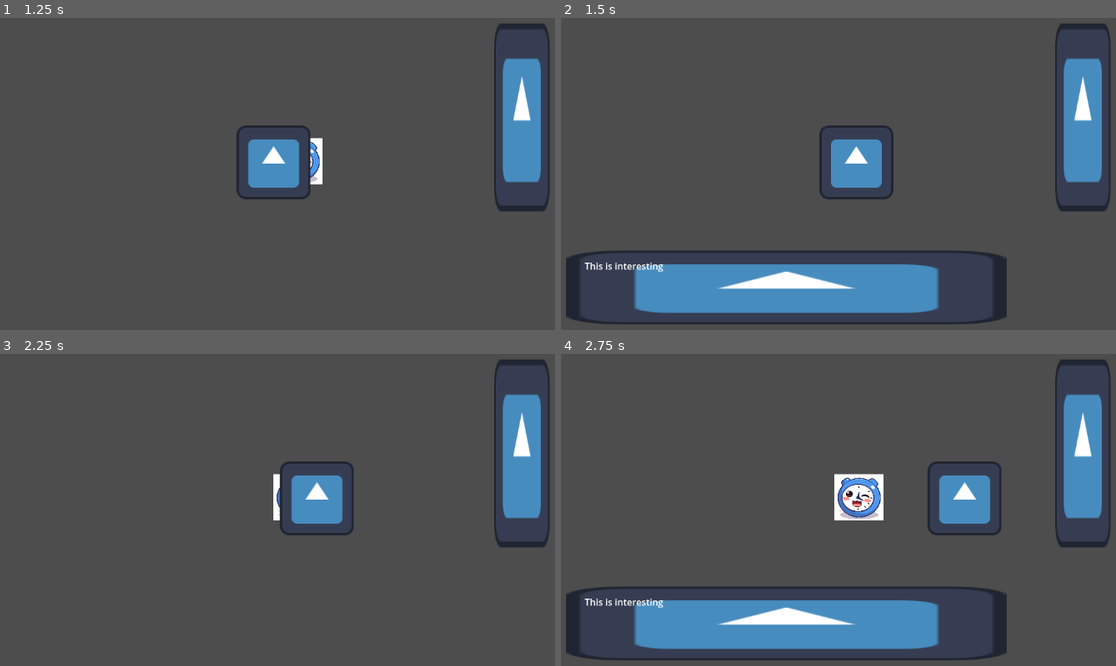
Above: before the commit, frames 1-4 (two rows, left to right).
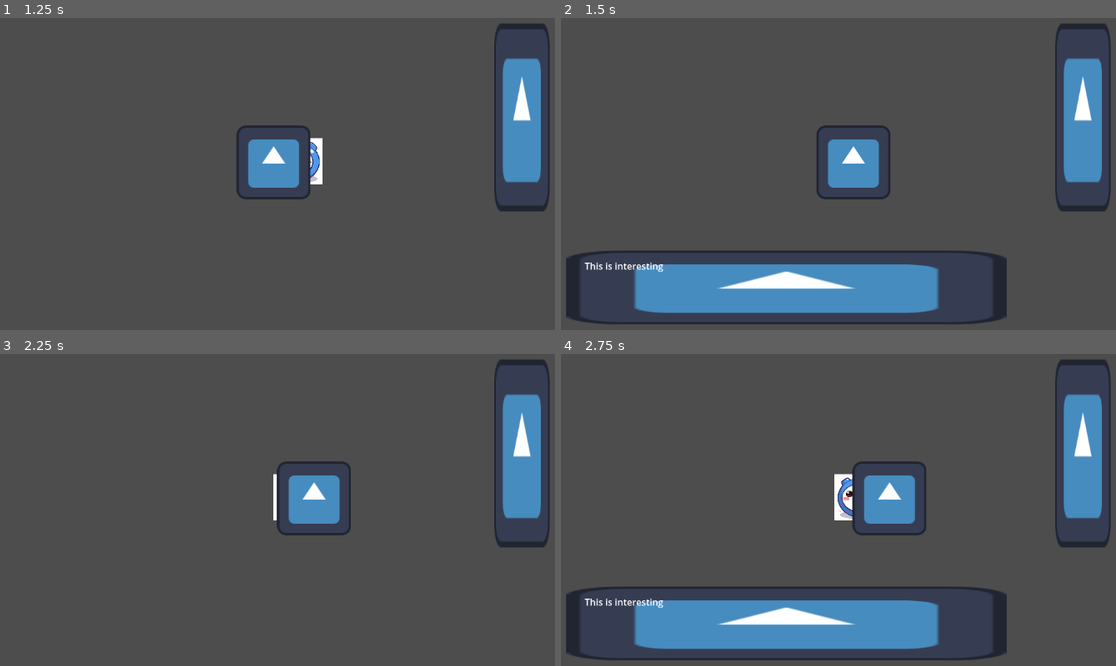
Above: after the commit, the same moments.

Repository: 7riciu/joyride
Game: Godot game, scene res://scenes/start_room.tscn
The game is run twice, just before and just after one commit, with the same random seed, the same clock (stepped at 60 frames per second) and the same inputs. The engine's default icon, where the game draws it, is replaced by a stand-in: a white triangle on a blue panel in a dark square.
Inputs:
- Up to frame 1 (1.25 s): tap Enter at 0.5 s; hold Right (right) from 0.53 s (still down); tap E (interact) at 0.6 s
- Up to frame 2 (1.5 s): release Right (right) at 1.28 s; hold Down from 1.28 s (still down); tap E (interact) at 1.35 s
- Up to frame 3 (2.25 s): tap Space (skip) at 2 s; release Down at 2.03 s; hold Right (right) from 2.03 s (still down); tap Alt at 2.1 s
- Up to frame 4 (2.75 s): keep holding Right (right); tap E (interact) at 2.3 s

Frame 1 is identical in both runs. In frame 2, 0.6% of the frame differs, in the area x 46-60%, y 34-59%; in frame 3, 0.6%; in frame 4, 3.9%, in the area x 52-80%, y 34-59%.

Commit message:
The player pauses when interacting with objects ୨ৎ

Diff:
--- a/object.gd
+++ b/object.gd
@@ -12,11 +12,16 @@
 
 func _process(_delta: float) -> void:
 	if is_entered and Input.is_action_just_pressed("interact"):
+		for node in get_tree().get_nodes_in_group("pause"):
+			node.movement_paused = true
 		thought()
 
 	if thought_on_screen and Input.is_action_just_pressed("skip"):
 		thought_rect.visible = false
 		thought_text.visible = false
+		thought_on_screen = false
+		for node in get_tree().get_nodes_in_group("pause"):
+			node.movement_paused = false
 
 func on_body_entered(body):
 	if body.is_in_group("player"):
--- a/scenes/player.tscn
+++ b/scenes/player.tscn
@@ -24,7 +24,7 @@
 [sub_resource type="RectangleShape2D" id="RectangleShape2D_g2els"]
 size = Vector2(212, 169)
 
-[node name="player" type="CharacterBody2D" groups=["player"]]
+[node name="player" type="CharacterBody2D" groups=["pause", "player"]]
 script = ExtResource("1_g2els")
 
 [node name="AnimatedSprite2D" type="AnimatedSprite2D" parent="."]
--- a/scenes/thought_popup.tscn
+++ b/scenes/thought_popup.tscn
@@ -5,6 +5,7 @@
 [node name="Speech" type="CanvasLayer"]
 
 [node name="TextRect" type="TextureRect" parent="." groups=["thought rect"]]
+process_mode = 3
 visible = false
 anchors_preset = -1
 anchor_left = 0.158
--- a/scripts/player.gd
+++ b/scripts/player.gd
@@ -6,6 +6,8 @@
 var deceleration = 0.1
 var acceleration = 0.1
 var jump_force = -400.0
+
+var movement_paused = false
 
 func _physics_process(_delta: float) -> void:
 
@@ -21,4 +23,7 @@
 	elif direction == -1:
 		player_sprite.flip_h = false
 
+	if movement_paused:
+		velocity.x = 0
+
 	move_and_slide()
Binary file added: assets/Modern tiles/Characters_free/Adam_16x16.png
Not shown, added: assets/Modern tiles/Characters_free/Adam_16x16.png.import
Binary file added: assets/Modern tiles/Characters_free/Adam_idle_16x16.png
Not shown, added: assets/Modern tiles/Characters_free/Adam_idle_16x16.png.import
Binary file added: assets/Modern tiles/Characters_free/Adam_idle_anim_16x16.png
Not shown, added: assets/Modern tiles/Characters_free/Adam_idle_anim_16x16.png.import
Binary file added: assets/Modern tiles/Characters_free/Adam_phone_16x16.png
Not shown, added: assets/Modern tiles/Characters_free/Adam_phone_16x16.png.import
Binary file added: assets/Modern tiles/Characters_free/Adam_run_16x16.png
Not shown, added: assets/Modern tiles/Characters_free/Adam_run_16x16.png.import
Binary file added: assets/Modern tiles/Characters_free/Adam_sit2_16x16.png
Not shown, added: assets/Modern tiles/Characters_free/Adam_sit2_16x16.png.import
(and 123 more such lines)
